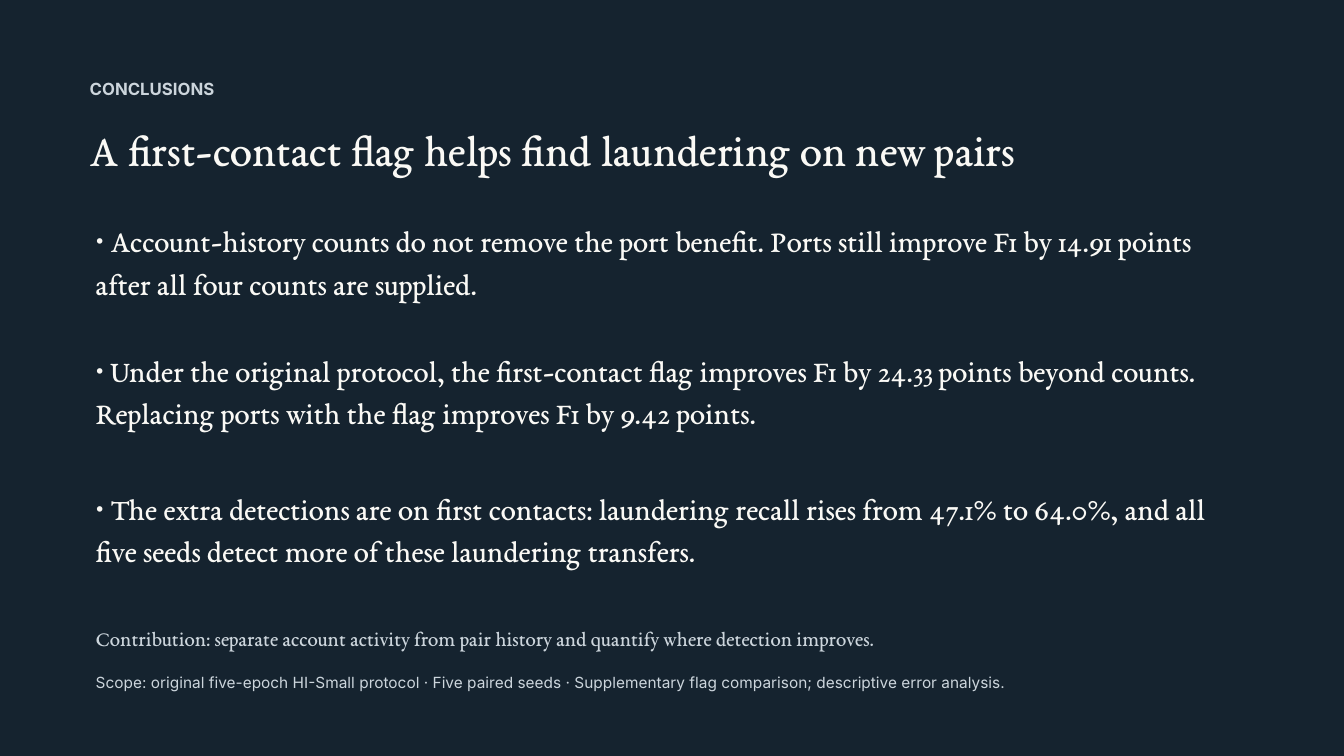
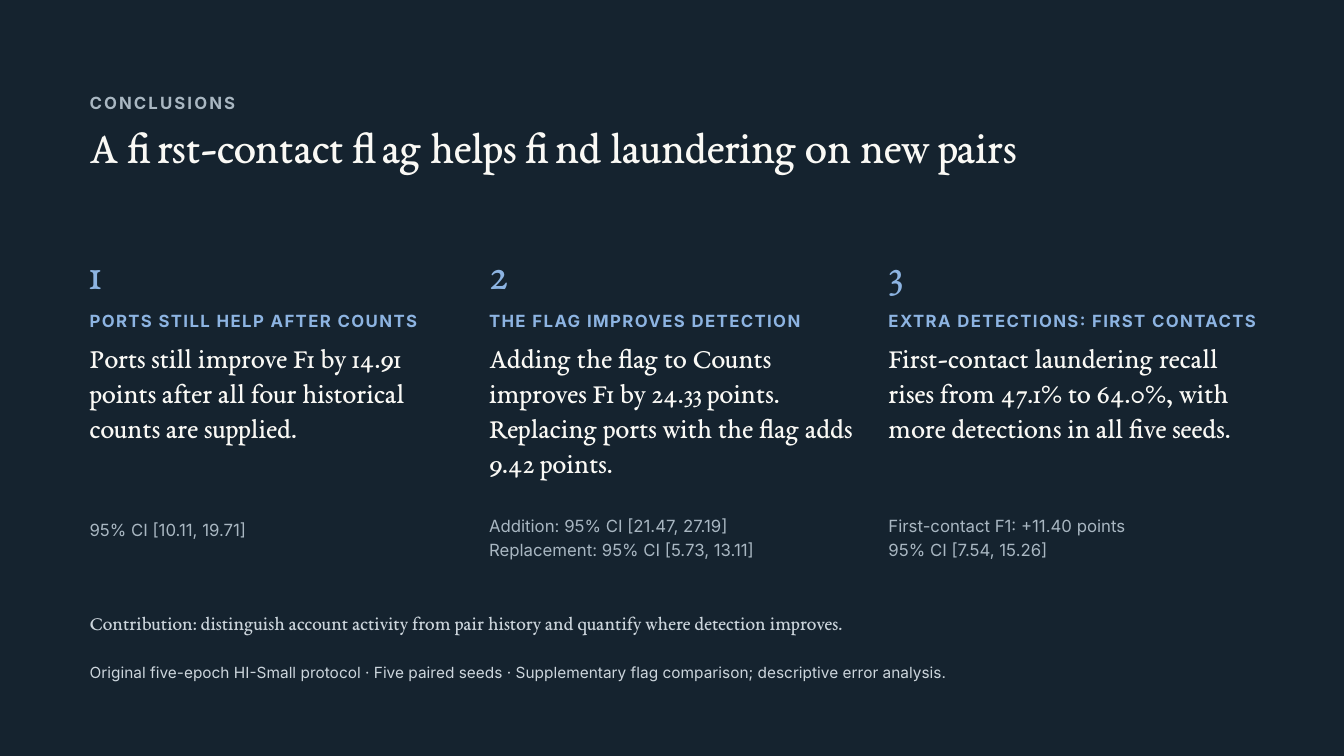
Before and after one commit to Yuchen-Fu/COMP9501, a slide deck: slide 1 of presentation/final-research/Conclusion_Three_Findings.pptx. Drawn at 1344x756 pixels with LibreOffice and Linux fonts; fonts in the diff are those of the drawing. Boxes give left, top, right and bottom in pixels: in the first picture for what was removed or moved away, otherwise in the second. Text is boxed around its words. In the diff, an @@ line names an element or a change of style, - is before the commit and + after.

Commit message:
Use the supplied three-column conclusion layout with the agreed findings

```diff
--- a/presentation/final-research/Conclusion_Three_Findings.pptx
+++ b/presentation/final-research/Conclusion_Three_Findings.pptx
@@ text "CONCLUSIONS": place and size @@
-text "CONCLUSIONS" at box(90, 82, 215, 95)
+text "CONCLUSIONS" at box(90, 96, 236, 109)
@@ text "CONCLUSIONS" at box(90, 96, 236, 109): text colour #CCD5DC to #A9B7C2, letter spacing 0 to 1.5 pt; line spacing 1.15 to 16.8pt @@
@@ title "A first-contact flag helps find ..." at box(90, 132, 1017, 174): letter spacing 0 to -0.2 pt; line spacing 1.15 to 35.2pt @@
@@ text added at box(90, 270, 102, 289), 32 pt, text #8DB4E2 @@
+1
@@ text added at box(489, 270, 508, 289), 32 pt, text #8DB4E2 @@
+2
@@ text added at box(888, 270, 902, 296), 32 pt, text #8DB4E2 @@
+3
@@ text added at box(90, 314, 417, 327), 12 pt, text #8DB4E2, bold @@
+PORTS STILL HELP AFTER COUNTS
@@ text added at box(489, 314, 801, 327), 12 pt, text #8DB4E2, bold @@
+THE FLAG IMPROVES DETECTION
@@ text added at box(888, 314, 1256, 327), 12 pt, text #8DB4E2, bold @@
+EXTRA DETECTIONS: FIRST CONTACTS
@@ text at box(90, 349, 404, 446): text changed; size 22 to 20 pt @@
-• Account-history counts do not remove the port benefit. Ports still improve F1 by 14.91 points after all four counts are supplied.
+Ports still improve F1 by 14.91 points after all four historical counts are supplied.
@@ text at box(489, 348, 852, 481): text changed; size 22 to 20 pt @@
-• Under the original protocol, the first-contact flag improves F1 by 24.33 points beyond counts. Replacing ports with the flag improves F1 by 9.42 points.
+Adding the flag to Counts improves F1 by 24.33 points. Replacing ports with the flag adds 9.42 points.
@@ text at box(888, 349, 1230, 439): text changed; size 22 to 20 pt @@
-• The extra detections are on first contacts: laundering recall rises from 47.1% to 64.0%, and all five seeds detect more of these laundering transfers.
+First-contact laundering recall rises from 47.1% to 64.0%, with more detections in all five seeds.
@@ text added at box(90, 522, 246, 539), 12 pt, text #A9B7C2 @@
+95% CI [10.11, 19.71]
@@ text added at box(489, 519, 754, 560), 12 pt, text #A9B7C2 @@
+Addition: 95% CI [21.47, 27.19]
+Replacement: 95% CI [5.73, 13.11]
@@ text added at box(888, 519, 1125, 559), 12 pt, text #A9B7C2 @@
+First-contact F1: +11.40 points
+95% CI [7.54, 15.26]
@@ text at box(90, 616, 842, 636): text changed; size 15 to 14 pt @@
-Contribution: separate account activity from pair history and quantify where detection improves.
+Contribution: distinguish account activity from pair history and quantify where detection improves.
@@ text at box(90, 666, 946, 682): text changed @@
-Scope: original five-epoch HI-Small protocol · Five paired seeds · Supplementary flag comparison; descriptive error analysis.
+Original five-epoch HI-Small protocol · Five paired seeds · Supplementary flag comparison; descriptive error analysis.
```
Also in this commit, not shown: 23 other files.
